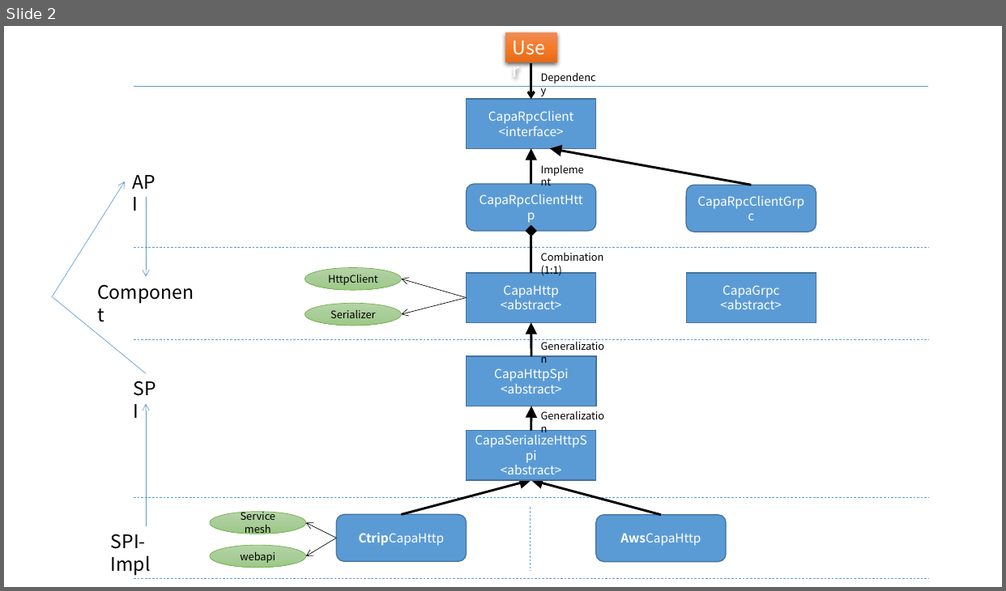
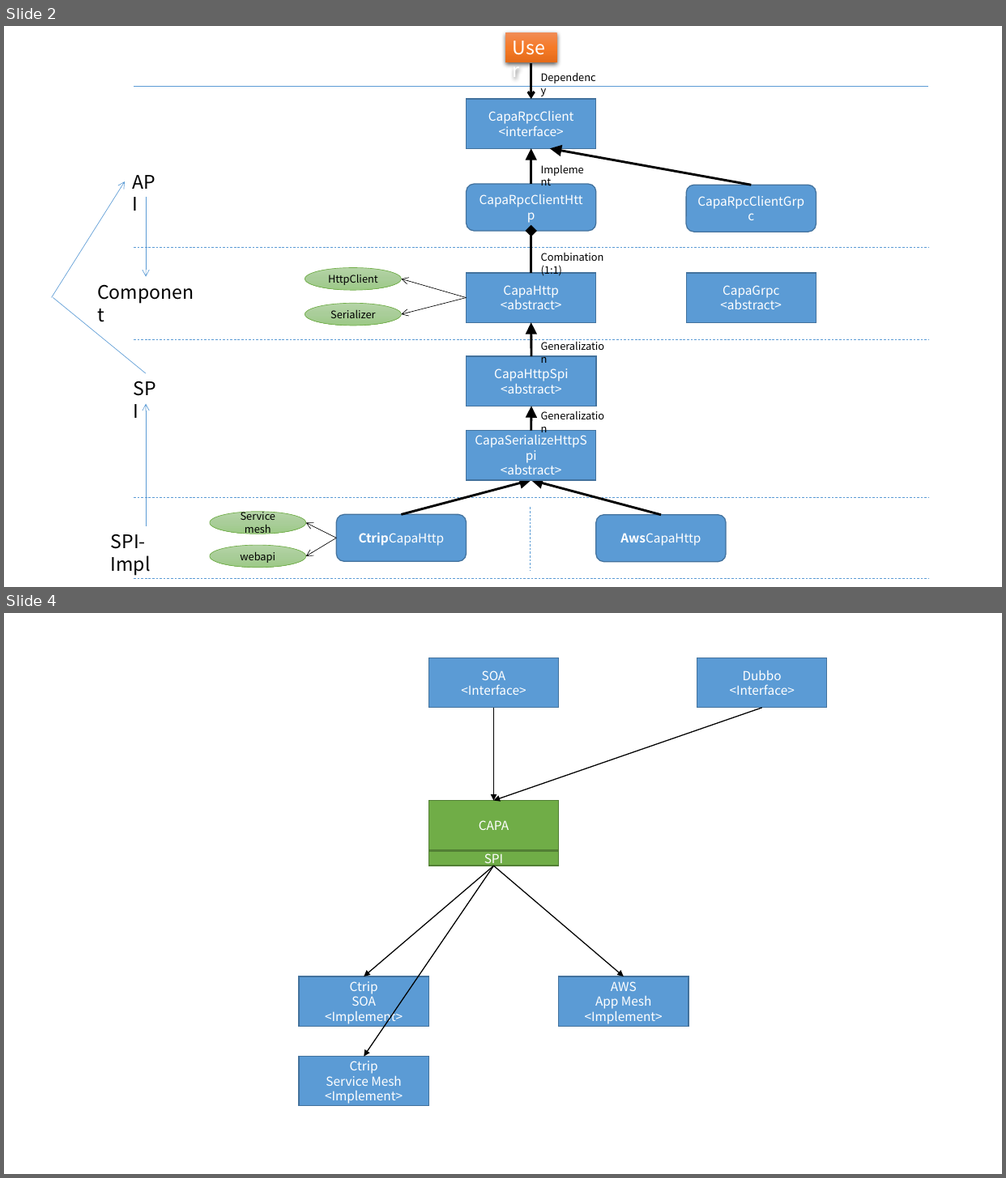
Before and after one commit to capa-cloud/capa-java, a slide deck: docs/capa-design.pptx. Shown one above the other, each under a label of ours: slide 2 before the commit, slides 2 and 4 after it; the slides between them are not shown. The pictures are 1006x591 and 1006x1178 pixels, drawn with LibreOffice and Linux fonts; fonts in the diff are those of the drawing. Boxes give left, top, right and bottom in pixels: in the first picture for what was removed or moved away, otherwise in the second. Text is boxed around its words. In the diff, an @@ line names an element or a change of style, - is before the commit and + after.

```diff
--- a/docs/capa-design.pptx
+++ b/docs/capa-design.pptx
@@ slide 4 added at (4,613,1002,1174), background #FFFFFF @@
@@ rectangle added at (429,658,559,707), fill #5B9BD5, outline #43739E 1 pt, 12 pt, text #FFFFFF @@
+SOA
+<Interface>
@@ rectangle added at (697,658,827,707), fill #5B9BD5, outline #43739E 1 pt, 12 pt, text #FFFFFF @@
+Dubbo
+<Interface>
@@ arrow added from (493, 708) to (493, 801), #000000 1 pt @@
@@ arrow added from (762, 708) to (493, 801), #000000 1 pt @@
@@ rectangle added at (429,801,559,850), fill #70AD47, outline #538035 1 pt, 12 pt, text #FFFFFF @@
+CAPA
@@ rectangle added at (429,851,559,866), fill #70AD47, outline #538035 1 pt, 12 pt, text #FFFFFF @@
+SPI
@@ arrow added from (493, 866) to (364, 977), #000000 1 pt @@
@@ arrow added from (493, 866) to (364, 1057), #000000 1 pt @@
@@ arrow added from (493, 866) to (624, 977), #000000 1 pt @@
@@ rectangle added at (299,977,428,1026), fill #5B9BD5, outline #43739E 1 pt, 12 pt, text #FFFFFF @@
+Ctrip
+SOA
+<Implement>
@@ rectangle added at (559,977,688,1026), fill #5B9BD5, outline #43739E 1 pt, 12 pt, text #FFFFFF @@
+AWS
+App Mesh
+<Implement>
@@ rectangle added at (299,1057,428,1106), fill #5B9BD5, outline #43739E 1 pt, 12 pt, text #FFFFFF @@
+Ctrip
+Service Mesh
+<Implement>
```
Also in this commit, not shown: 1 other slide added, 1 other file.
